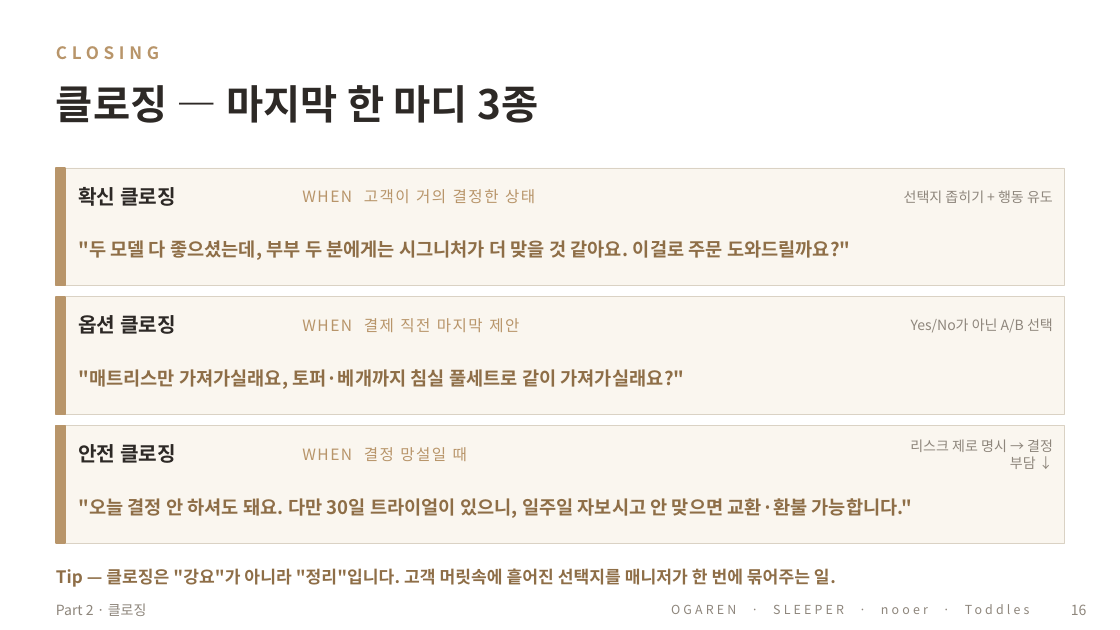
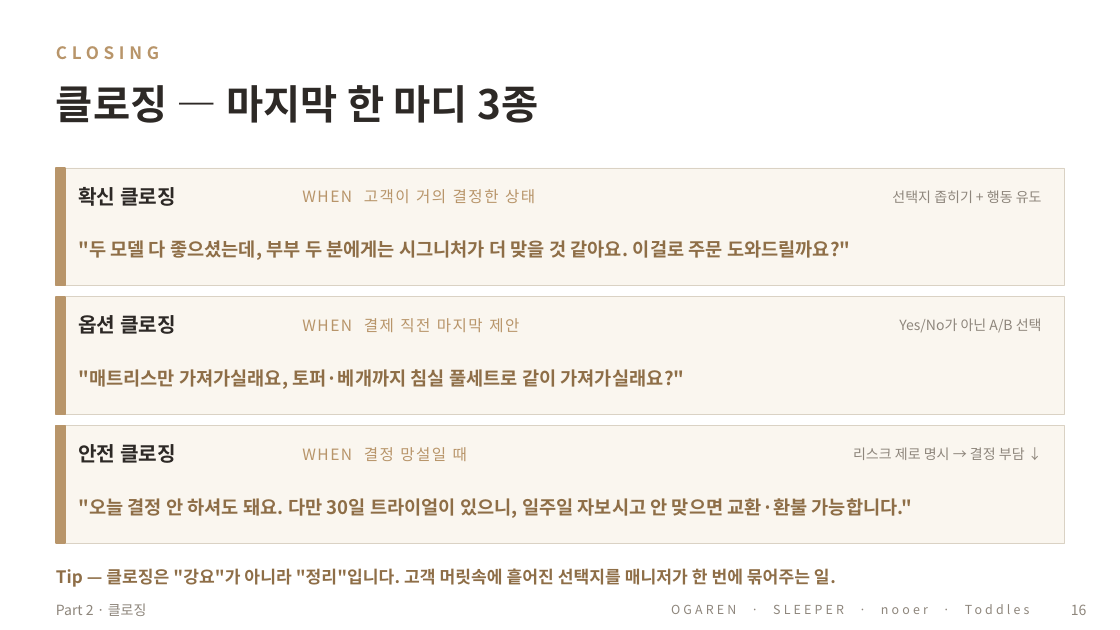
Before and after one commit to david-jung84/ogaren-sales-guide, a slide deck: slide 19 of assets/download/오가렌_세일즈가이드_세션2.pptx. Drawn at 1120x630 pixels with LibreOffice and Linux fonts; fonts in the diff are those of the drawing. Boxes give left, top, right and bottom in pixels: in the first picture for what was removed or moved away, otherwise in the second. Text is boxed around its words. In the diff, an @@ line names an element or a change of style, - is before the commit and + after.

```diff
--- a/assets/download/오가렌_세일즈가이드_세션2.pptx
+++ b/assets/download/오가렌_세일즈가이드_세션2.pptx
@@ text "선택지 좁히기 + 행동 유도": place and size @@
-text "선택지 좁히기 + 행동 유도" at [904,190,1053,203]
+text "선택지 좁히기 + 행동 유도" at [892,190,1042,203]
@@ text "Yes/No가 아닌 A/B 선택": place and size @@
-text "Yes/No가 아닌 A/B 선택" at [911,318,1053,333]
+text "Yes/No가 아닌 A/B 선택" at [899,318,1042,333]
@@ text "리스크 제로 명시 → 결정 ..." rewrapped from [910,439,1053,469] to [853,447,1025,460] @@
```
Also in this commit, not shown: 2 other slides changed, 6 other files.
